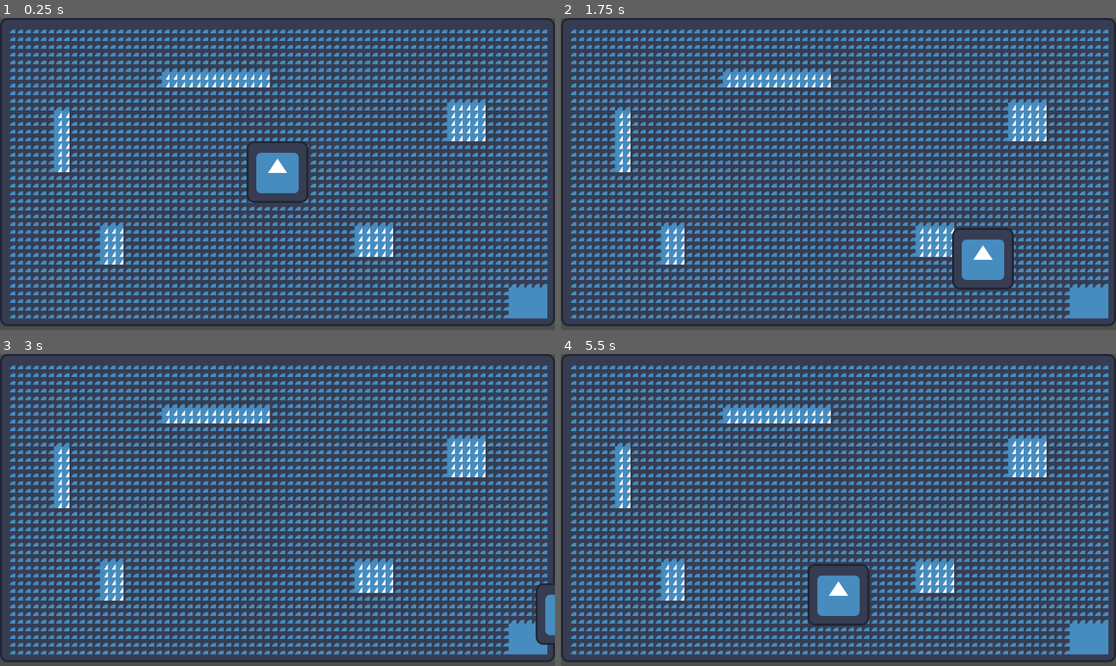
Above: before the commit, frames 1-4 (two rows, left to right).
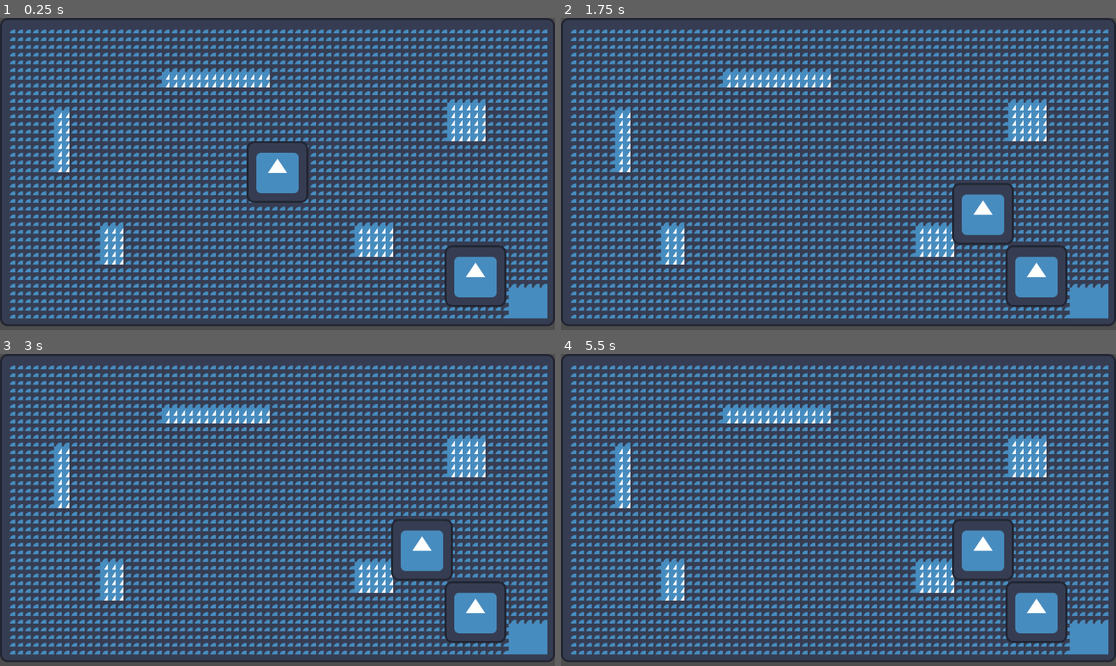
Above: after the commit, the same moments.

Repository: Samibescend/Lv99GameJam
Game: Godot game, scene res://Main.tscn
The game is run twice, just before and just after one commit, with the same random seed, the same clock (stepped at 60 frames per second) and the same inputs. The engine's default icon, where the game draws it, is replaced by a stand-in: a white triangle on a blue panel in a dark square.
Inputs:
- Up to frame 1 (0.25 s): no input
- Up to frame 2 (1.75 s): tap Enter at 0.5 s; hold D (right) 0.53-1.28 s; tap Shift (charge_focus) at 0.6, 1.35 s; hold S (down) from 1.28 s (still down)
- Up to frame 3 (3 s): release S (down) at 2.03 s; hold D (right) 2.03-2.78 s; tap Shift (charge_focus) at 2.1, 2.85 s; hold W (up) from 2.78 s (still down)
- Up to frame 4 (5.5 s): release W (up) at 3.53 s; hold A (left) 3.53-5.03 s; tap Shift (charge_focus) at 3.6, 4.35, 5.1 s; hold S (down) from 5.03 s (still down)

The runs differ from the first frame. In frame 1, 1.3% of the frame differs, in the area x 80-92%, y 72-93%; in frame 2, 3.6%; in frame 3, 3.2%; in frame 4, 4.1%, in the area x 44-92%, y 53-93%.

Commit message:
Collision between player and the ennemyQTG

Diff:
--- /dev/null
+++ b/EnnemyQTG.gd
@@ -0,0 +1,20 @@
+extends Area2D
+
+
+func _ready():
+	pass
+
+func _physics_process(delta):
+	pass
+
+
+func run_QTG():
+	print('QTG !')
+
+
+
+
+func _on_body_entered(body):
+	if body.is_in_group("Player"):
+		run_QTG() # Replace with function body.
+		body.speed = 0 #arrete le joueur pour le QTG
--- /dev/null
+++ b/EnnemyQTG.tscn
@@ -0,0 +1,21 @@
+[gd_scene load_steps=4 format=3 uid="uid://dwribc7adsygc"]
+
+[ext_resource type="Script" path="res://EnnemyQTG.gd" id="1_1xvim"]
+[ext_resource type="Texture2D" uid="uid://dcyh1sq45ya2w" path="res://icon.svg" id="2_v5t0q"]
+
+[sub_resource type="RectangleShape2D" id="RectangleShape2D_h6cjh"]
+size = Vector2(124.75, 126.75)
+
+[node name="EnnemyQTG" type="Area2D"]
+disable_mode = 1
+script = ExtResource("1_1xvim")
+
+[node name="Sprite2D" type="Sprite2D" parent="."]
+texture = ExtResource("2_v5t0q")
+
+[node name="CollisionShape2D" type="CollisionShape2D" parent="."]
+position = Vector2(0, -1)
+scale = Vector2(1.2, 1.2)
+shape = SubResource("RectangleShape2D_h6cjh")
+
+[connection signal="body_entered" from="." to="." method="_on_body_entered"]
--- a/Main.tscn
+++ b/Main.tscn
@@ -1,8 +1,9 @@
-[gd_scene load_steps=5 format=3 uid="uid://qqbxkxqkql1q"]
+[gd_scene load_steps=8 format=3 uid="uid://qqbxkxqkql1q"]
 
 [ext_resource type="Script" path="res://Main.gd" id="1_bf17v"]
 [ext_resource type="Texture2D" uid="uid://dcyh1sq45ya2w" path="res://icon.svg" id="1_n18nd"]
-[ext_resource type="PackedScene" uid="uid://3gekng7txtb2" path="res://Player.tscn" id="2_jd7qq"]
+[ext_resource type="PackedScene" uid="uid://dq0j7bo614dvp" path="res://Player.tscn" id="2_jd7qq"]
+[ext_resource type="PackedScene" uid="uid://dwribc7adsygc" path="res://EnnemyQTG.tscn" id="4_0ouf3"]
 
 [sub_resource type="TileSetAtlasSource" id="TileSetAtlasSource_in4ug"]
 texture = ExtResource("1_n18nd")
@@ -222,4 +223,7 @@
 
 [node name="Player" parent="." instance=ExtResource("2_jd7qq")]
 
+[node name="EnnemyQTG" parent="." instance=ExtResource("4_0ouf3")]
+position = Vector2(987, 536)
+
 [connection signal="body_entered" from="TileMap/End level 1" to="." method="_on_end_level_1_body_entered"]
--- a/Player.tscn
+++ b/Player.tscn
@@ -1,12 +1,12 @@
 [gd_scene load_steps=4 format=3 uid="uid://dq0j7bo614dvp"]
 
 [ext_resource type="Script" path="res://Player.gd" id="1_gycuc"]
-[ext_resource type="Texture2D" path="res://icon.svg" id="1_smbkt"]
+[ext_resource type="Texture2D" uid="uid://dcyh1sq45ya2w" path="res://icon.svg" id="1_smbkt"]
 
 [sub_resource type="RectangleShape2D" id="RectangleShape2D_ei60j"]
 size = Vector2(124.75, 126.75)
 
-[node name="Player" type="CharacterBody2D"]
+[node name="Player" type="CharacterBody2D" groups=["Player"]]
 position = Vector2(576, 320)
 script = ExtResource("1_gycuc")
 
--- a/project.godot
+++ b/project.godot
@@ -14,6 +14,10 @@
 run/main_scene="res://Main.tscn"
 config/features=PackedStringArray("4.0", "Forward Plus")
 config/icon="res://icon.svg"
+
+[dotnet]
+
+project/assembly_name="Lv99GameJam"
 
 [input]
 
